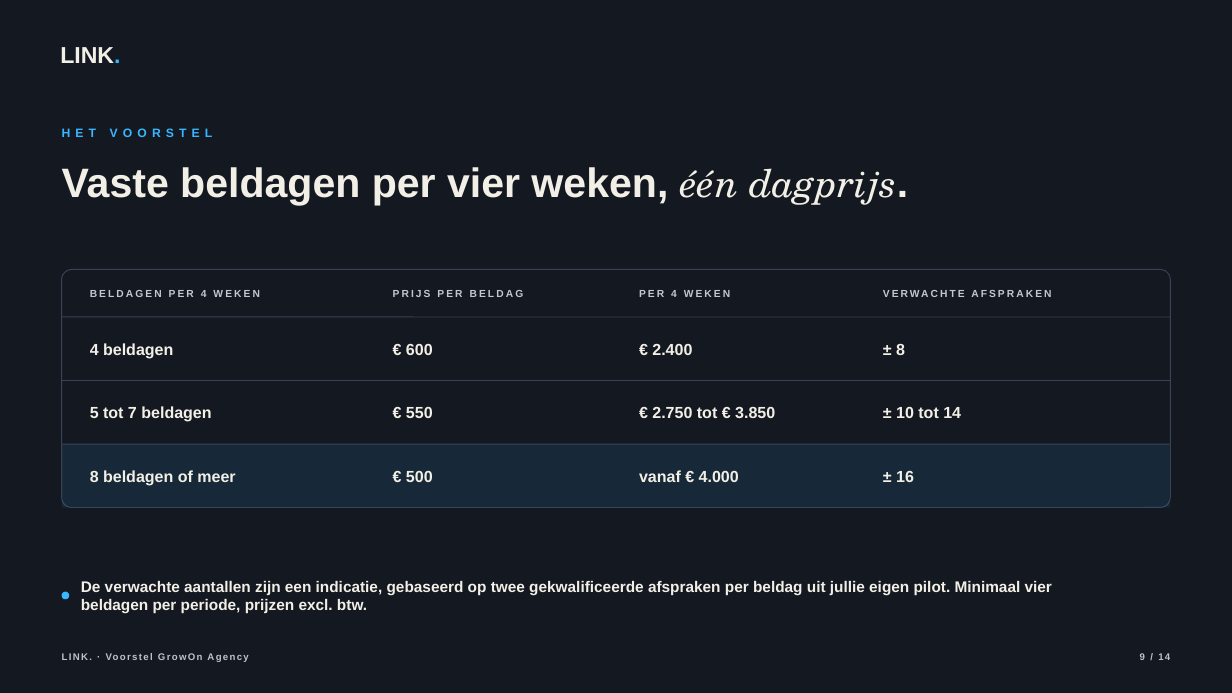
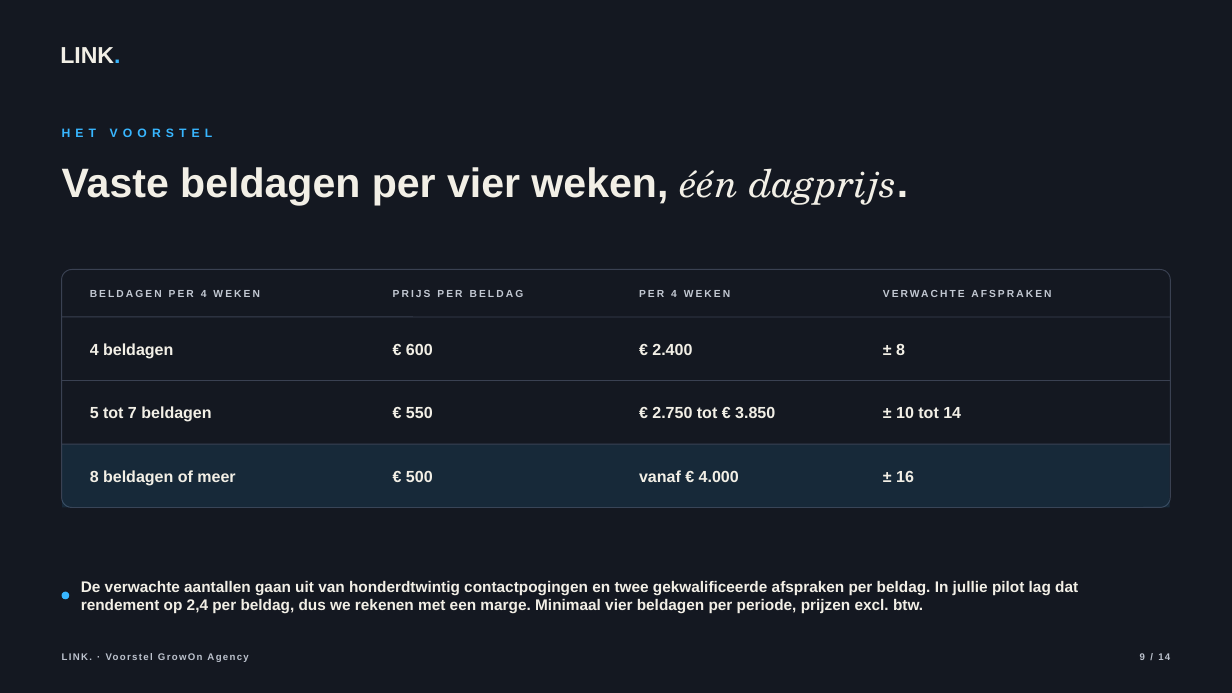
Before and after one commit to hens-lang/Test, a slide deck: slide 9 of output/LINK. voorstel GrowOn Agency.pptx. Drawn at 1232x693 pixels with LibreOffice and Linux fonts; fonts in the diff are those of the drawing. Boxes give left, top, right and bottom in pixels: in the first picture for what was removed or moved away, otherwise in the second. Text is boxed around its words. In the diff, an @@ line names an element or a change of style, - is before the commit and + after.

```diff
--- a/output/LINK. voorstel GrowOn Agency.pptx
+++ b/output/LINK. voorstel GrowOn Agency.pptx
@@ text at (81,581,1078,614): text changed @@
-De verwachte aantallen zijn een indicatie, gebaseerd op twee gekwalificeerde afspraken per beldag uit jullie eigen pilot. Minimaal vier beldagen per periode, prijzen excl. btw.
+De verwachte aantallen gaan uit van honderdtwintig contactpogingen en twee gekwalificeerde afspraken per beldag. In jullie pilot lag dat rendement op 2,4 per beldag, dus we rekenen met een marge. Minimaal vier beldagen per periode, prijzen excl. btw.
```
Also in this commit, not shown: 2 other slides changed, 6 other files.
